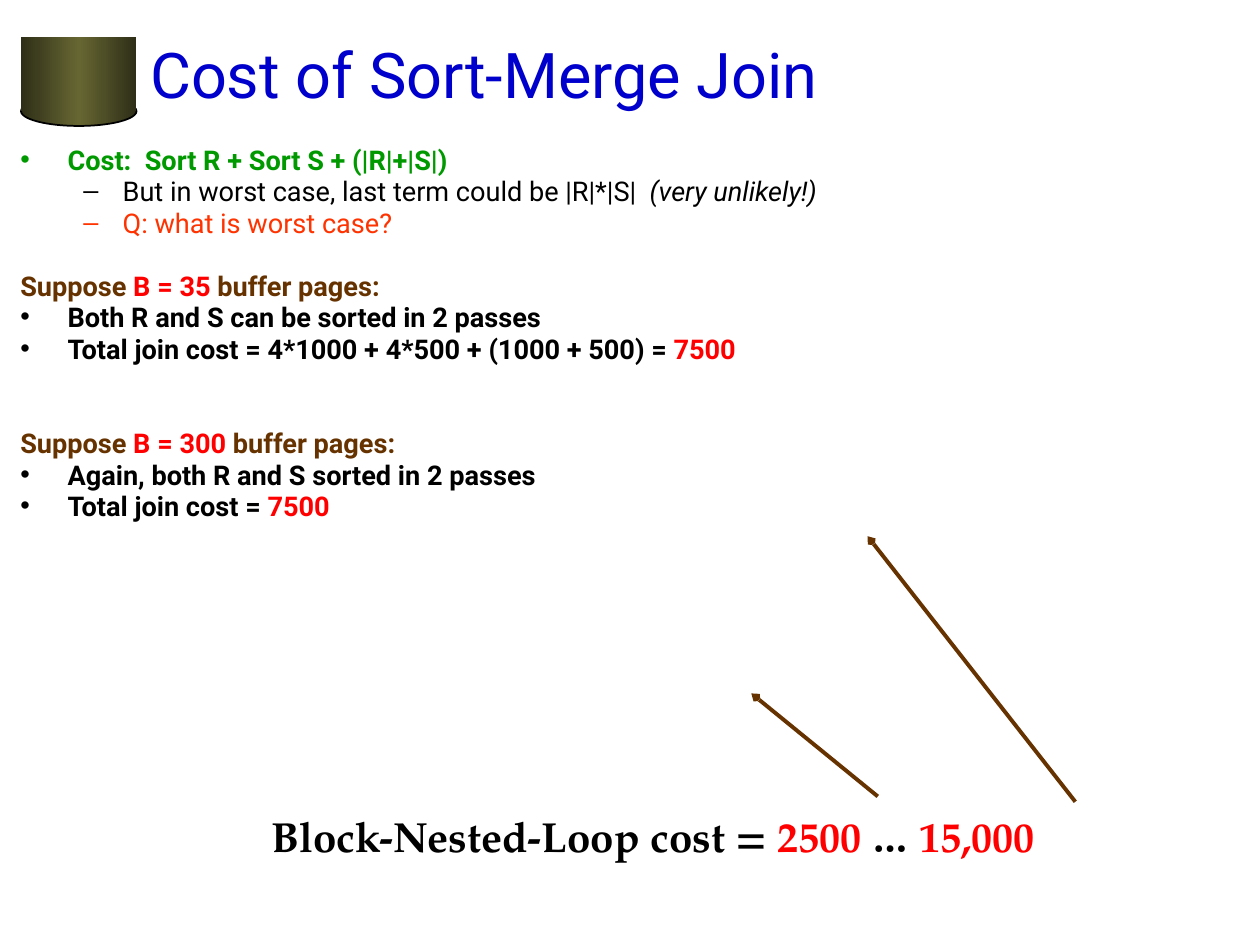
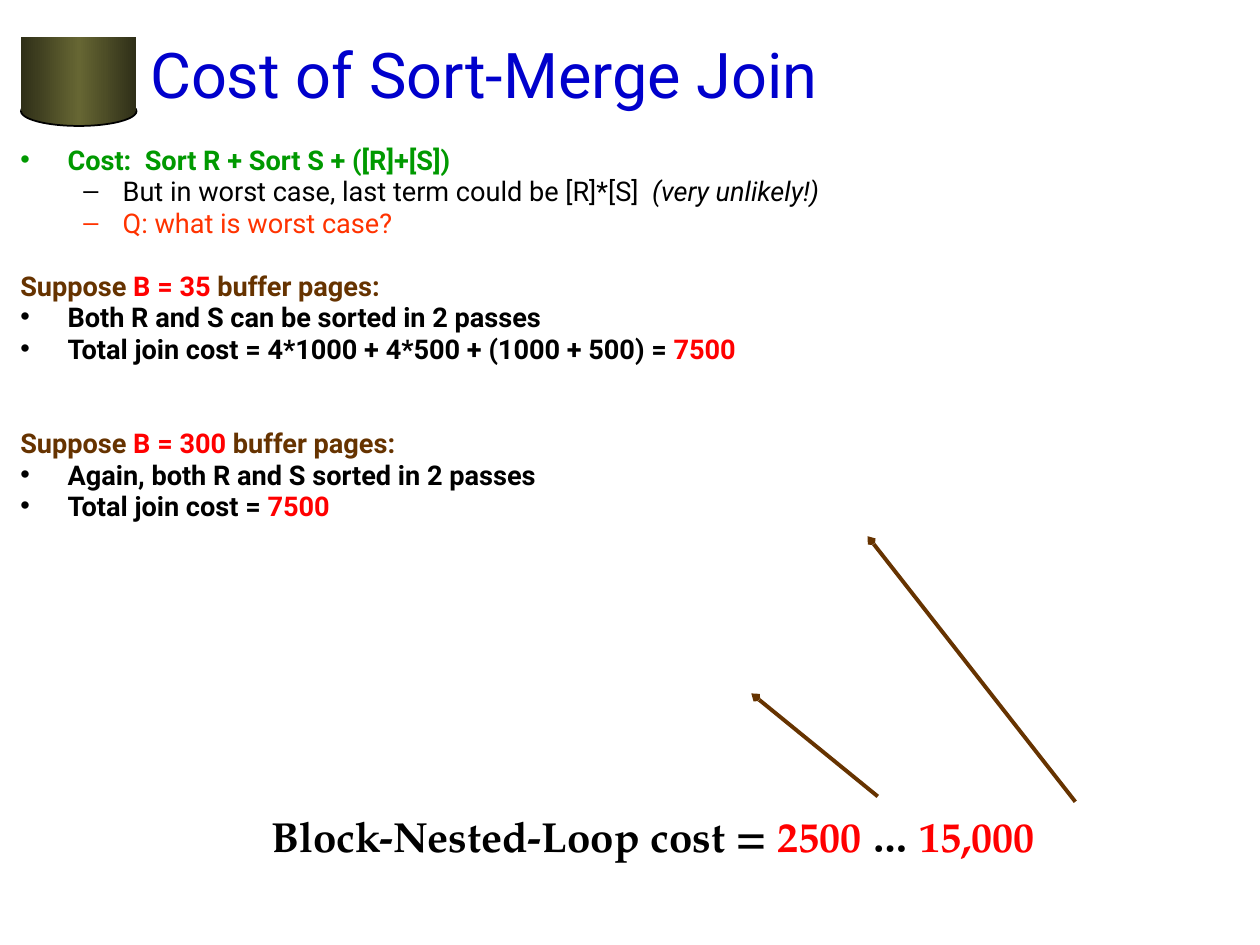
Before and after one commit to jhellerstein/cs186-07, a slide deck: slide 31 of lecs/13-QP1.ppt. Drawn at 1260x945 pixels with LibreOffice and Linux fonts; fonts in the diff are those of the drawing; background and template pictures are left out. Boxes give left, top, right and bottom in pixels: in the first picture for what was removed or moved away, otherwise in the second. Text is boxed around its words. In the diff, an @@ line names an element or a change of style, - is before the commit and + after.

```diff
--- a/lecs/13-QP1.ppt
+++ b/lecs/13-QP1.ppt
@@ text at bbox=[68, 147, 819, 207]: text changed @@
-• Cost: Sort R + Sort S + (|R|+|S|)
-  – But in worst case, last term could be |R|*|S| (very unlikely!)
+• Cost: Sort R + Sort S + ([R]+[S])
+  – But in worst case, last term could be [R]*[S] (very unlikely!)
```
Also in this commit, not shown: 7 other slides changed, 1 other file.
